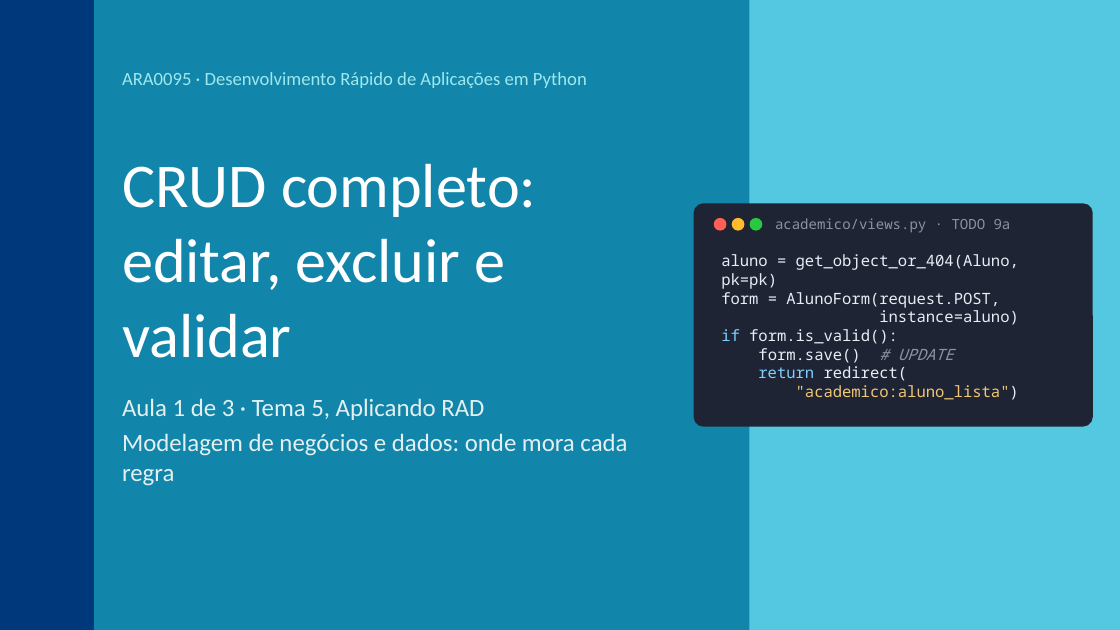
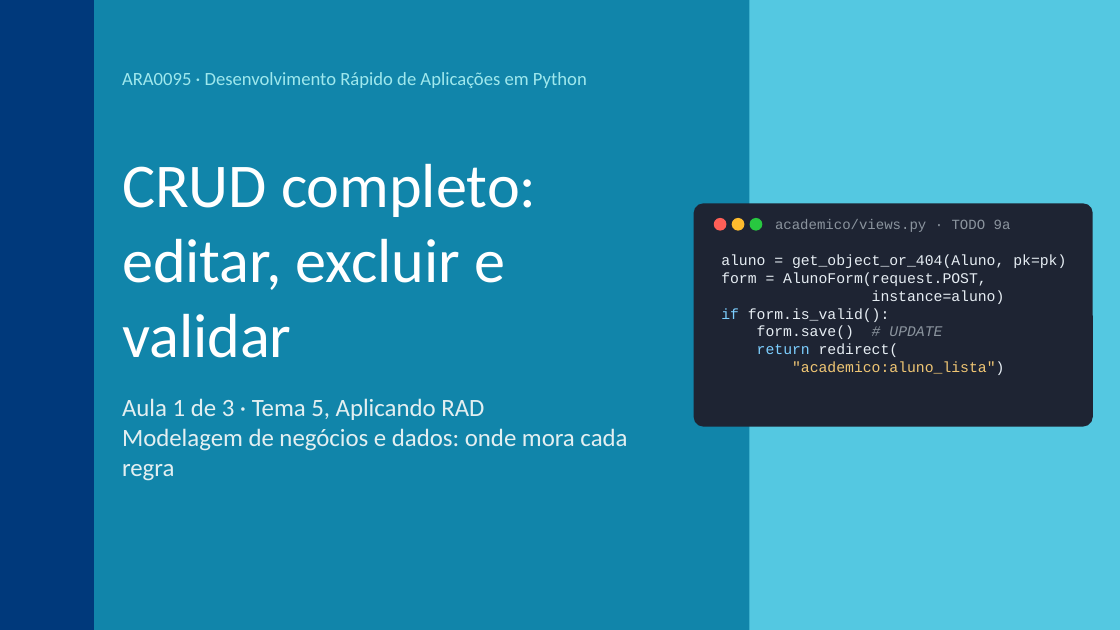
Before and after one commit to maxwalves/projetoPython, a slide deck: slide 1 of Aula1_CRUD_completo.pptx. Drawn at 1120x630 pixels with LibreOffice and Linux fonts; fonts in the diff are those of the drawing. Boxes give left, top, right and bottom in pixels: in the first picture for what was removed or moved away, otherwise in the second. Text is boxed around its words. In the diff, an @@ line names an element or a change of style, - is before the commit and + after.

Commit message:
Atualiza apresentações: Aula 1, Aula 2, Aula 3 e Desenvolvimento Rápido de Aplicações em Python

```diff
--- a/Aula1_CRUD_completo.pptx
+++ b/Aula1_CRUD_completo.pptx
@@ text "academico/views.py · TODO 9a" at [775,219,1011,232]: font Noto Sans Mono to Courier New @@
@@ text "aluno = get_object_or_404(Aluno, pk=pk)" at [721,255,1066,375]: size 10 to 9.5 pt, font Noto Sans Mono to Courier New @@
@@ text "Aula 1 de 3 · ..." at [122,398,627,481]: less space between paragraphs @@
```
Also in this commit, not shown: 20 other slides changed, 4 slides added, 3 other files.
